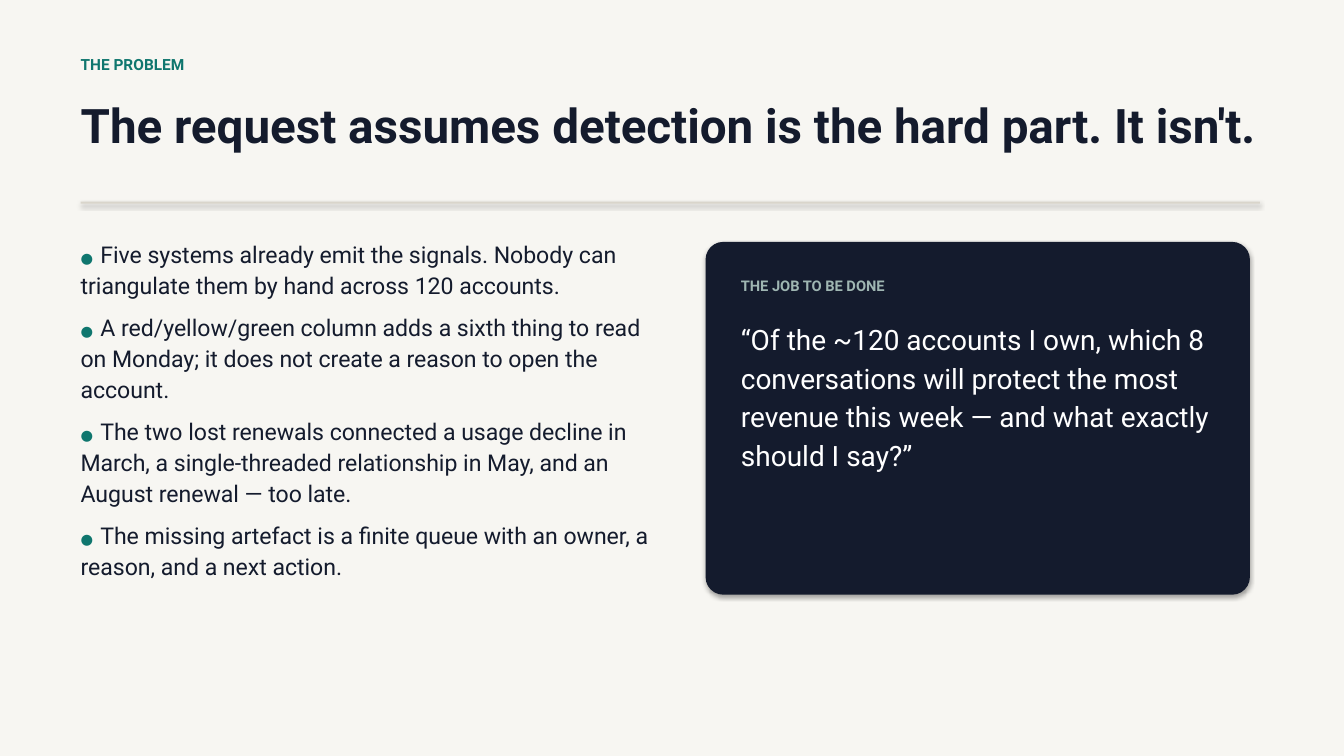
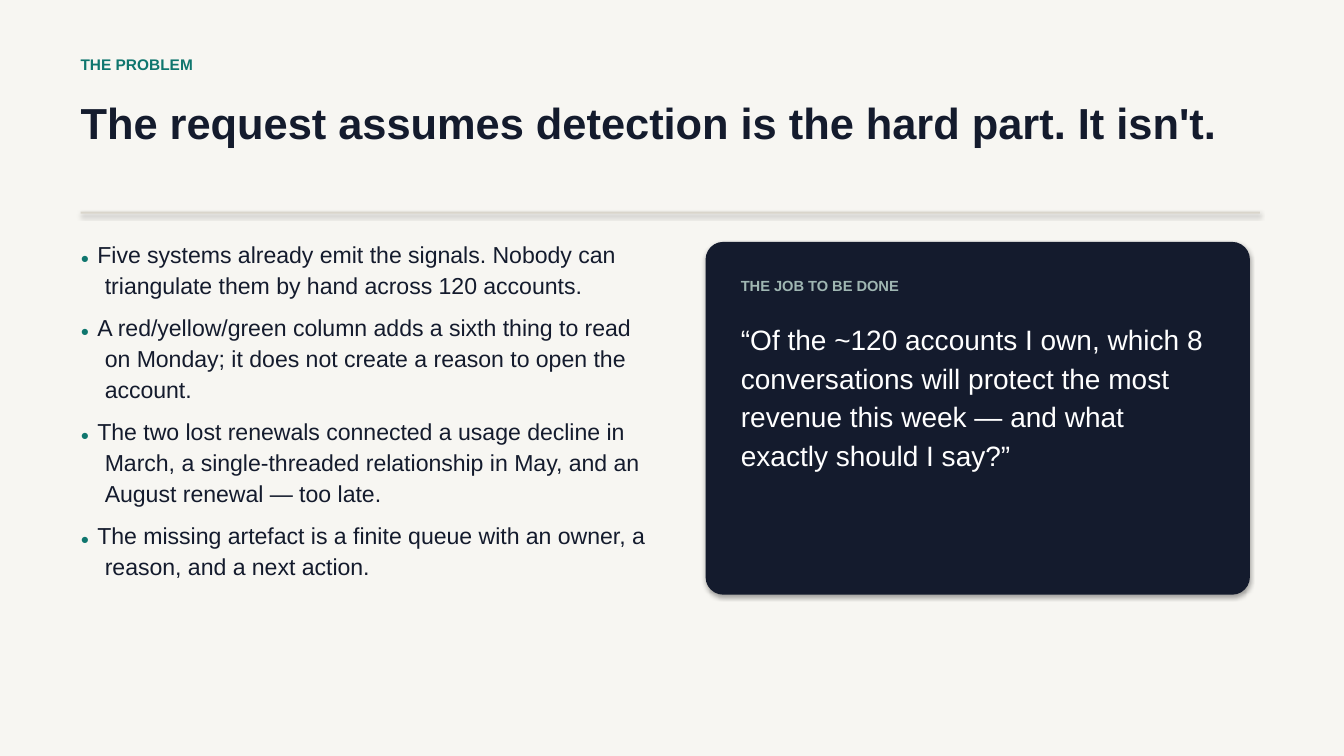
Before and after one commit to bablukumar5xx/renewal-risk-workbench, a slide deck: slide 2 of docs/solution-brief.pptx. Drawn at 1344x756 pixels with LibreOffice and Linux fonts; fonts in the diff are those of the drawing. Boxes give left, top, right and bottom in pixels: in the first picture for what was removed or moved away, otherwise in the second. Text is boxed around its words. In the diff, an @@ line names an element or a change of style, - is before the commit and + after.

```diff
--- a/docs/solution-brief.pptx
+++ b/docs/solution-brief.pptx
@@ text "The request assumes detection is ..." at [81,107,1215,147]: size 34 to 31 pt, font Roboto to Arial @@
@@ text "● Five systems already emit ..." at [97,246,645,578]: font Roboto to Arial; indent changed @@
@@ rectangle: place and size @@
-rectangle at [81,202,1260,204]
+rectangle at [81,212,1260,214]
@@ font Roboto to Arial in 3 elements at [81,59,193,70], [741,281,899,291], [741,329,1203,471] @@
```
Also in this commit, not shown: 7 other slides changed, 14 other files.
